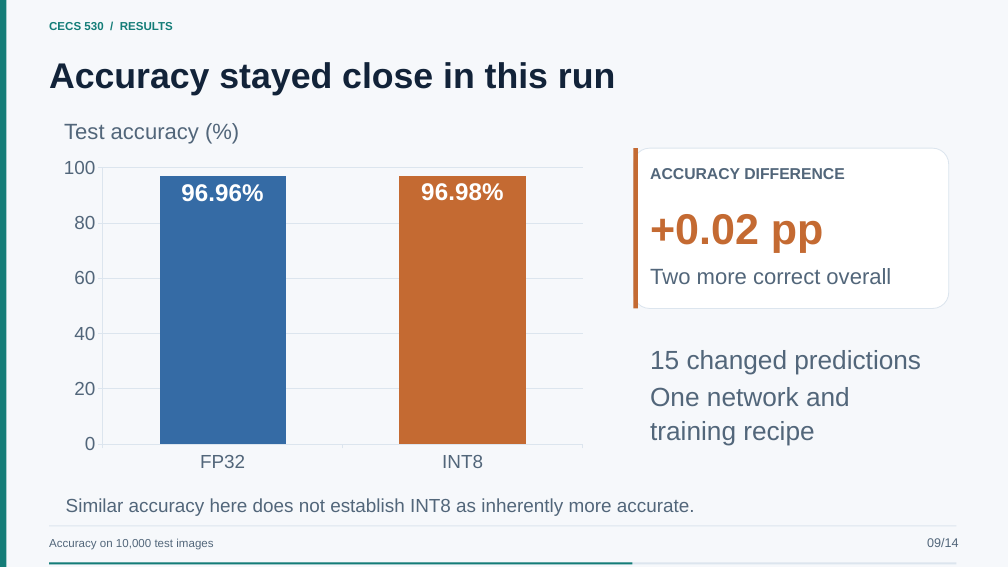
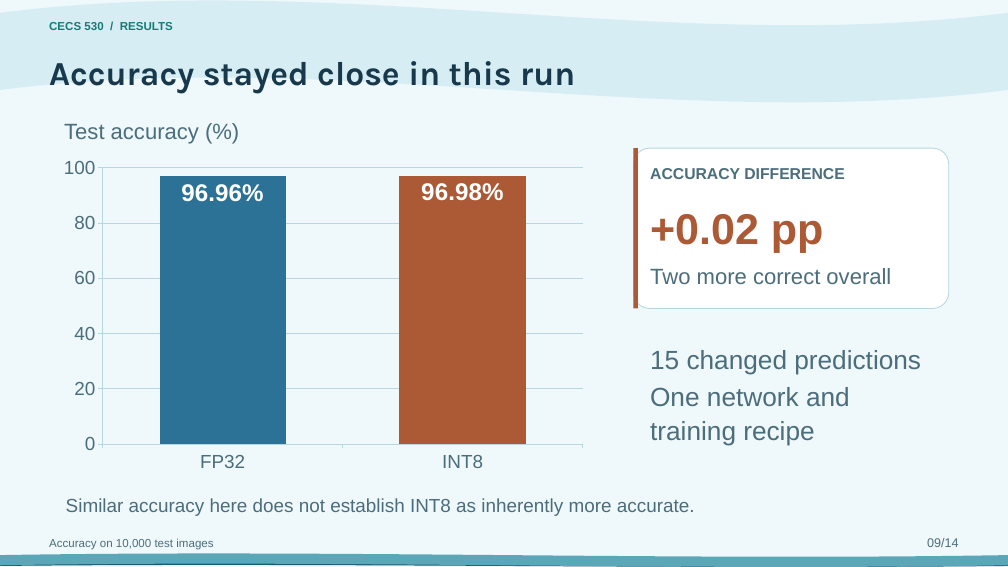
Before and after one commit to EnragedWaters/CECS-530-Quantized-Neural-Network-Accelerator, a slide deck: slide 9 of presentation/project-presentation.pptx. Drawn at 1008x567 pixels with LibreOffice and Linux fonts; fonts in the diff are those of the drawing. Boxes give left, top, right and bottom in pixels: in the first picture for what was removed or moved away, otherwise in the second. Text is boxed around its words. In the diff, an @@ line names an element or a change of style, - is before the commit and + after.

Commit message:
Use Ocean Waves theme for project presentation

```diff
--- a/presentation/project-presentation.pptx
+++ b/presentation/project-presentation.pptx
@@ background #F6F8FB to #EFF8FB @@
@@ rectangle removed at (0, 0, 7, 567) @@
@@ wave added at (0, 0, 1008, 103), fill #D7EDF4 @@
@@ text "CECS 530 / RESULTS" at (49, 22, 173, 30): text colour #147D78 to #187A75 @@
@@ text "Accuracy stayed close in this ..." at (49, 61, 575, 94): size 34 to 32 pt, font Arial to Karla, text colour #122339 to #18394C @@
@@ rounded rectangle at (634, 148, 949, 309): outline #DCE5EE 0.8 pt to #B9D6DF 0.8 pt @@
@@ rectangle at (634, 148, 638, 309): fill #C46A32 to #AB5A35 @@
@@ column chart at (53, 150, 594, 479) @@
@@ colour of Series 1 #356BA5 to #2B7296 @@
@@ colours of single points changed @@
@@ category axis changed @@
@@ value axis changed @@
@@ background changed @@
@@ lettering changed @@
@@ text "+0.02 pp" at (650, 214, 824, 252): text colour #C46A32 to #AB5A35 @@
@@ text "Accuracy on 10,000 test images" at (49, 538, 213, 550): text colour #52667A to #4C6D7B @@
@@ text "09/14" at (927, 538, 958, 547): text colour #52667A to #4C6D7B @@
@@ wave added at (0, 559, 1008, 567), fill #175B7A @@
@@ wave added at (0, 554, 1008, 567), fill #5BA7B8 @@
@@ rectangle removed at (49, 563, 957, 565) @@
@@ rectangle removed at (49, 563, 632, 565) @@
```
Also in this commit, not shown: 17 other slides changed, 2 other files.
